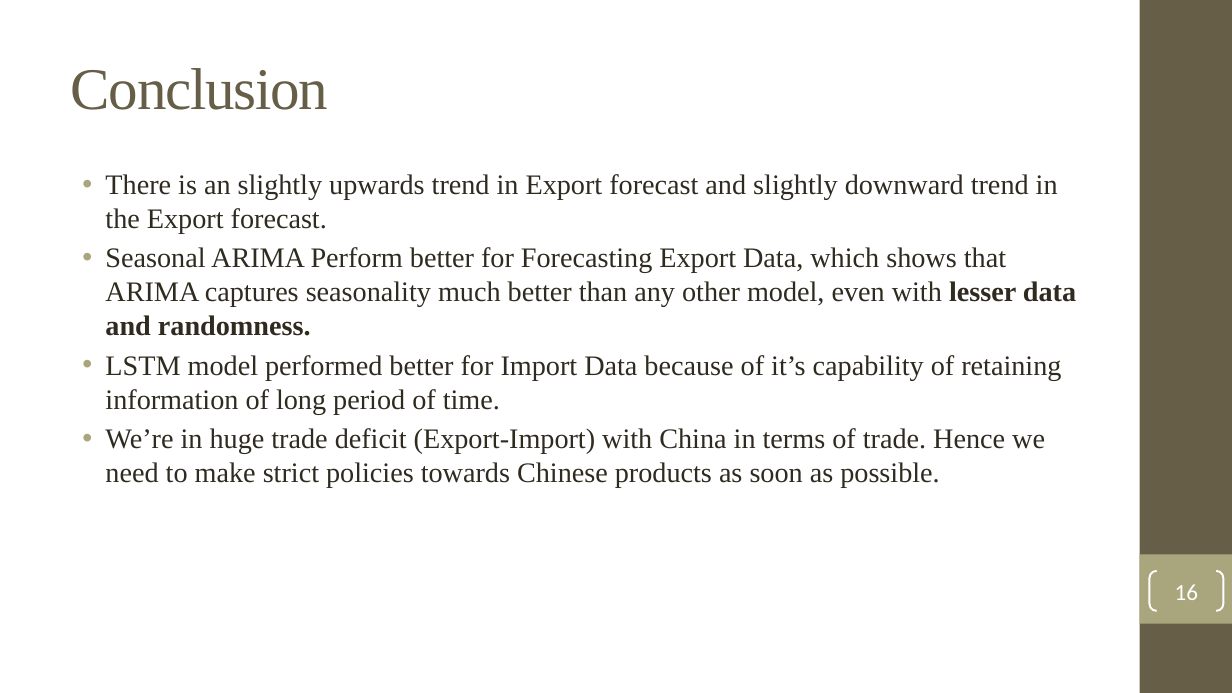
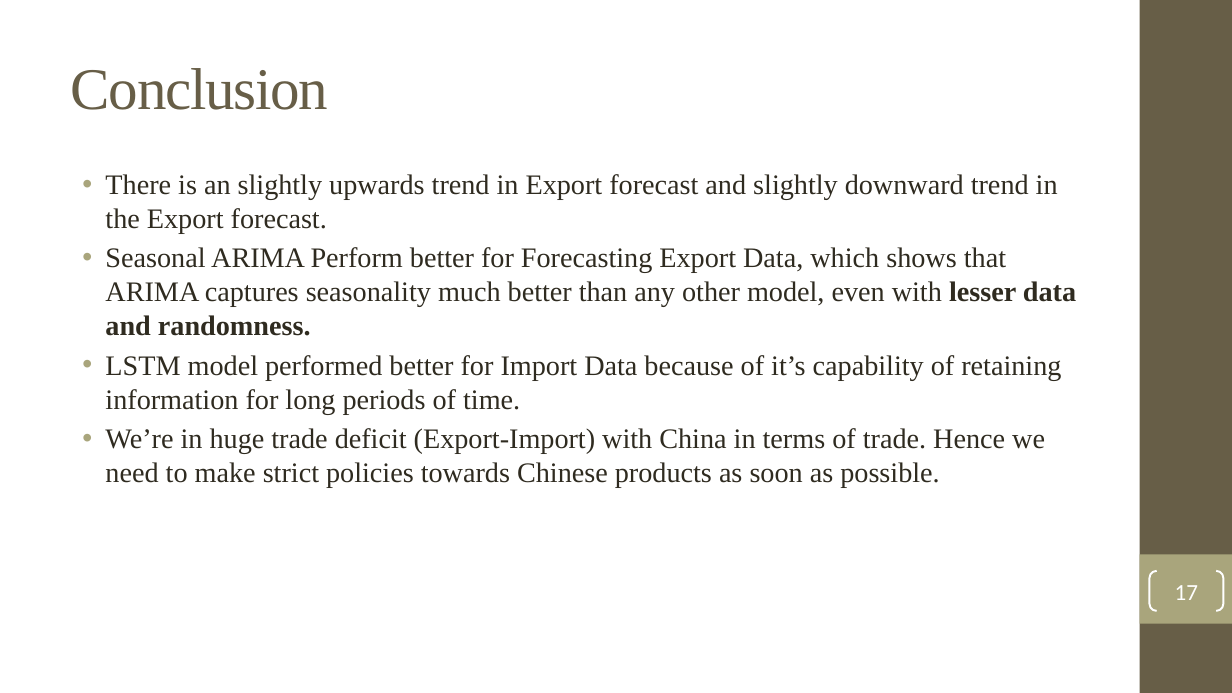
Before and after one commit to ForkedRepositories/Indian-Trade-Data-Analysis-and-Forecasting, a slide deck: slide 17 of Documents/Thesis/Indian Trade Analysis and Forecasting.pptx (slide 16 before the commit). Drawn at 1232x693 pixels with LibreOffice and Linux fonts; fonts in the diff are those of the drawing; background and template pictures are left out. Boxes give left, top, right and bottom in pixels: in the first picture for what was removed or moved away, otherwise in the second. Text is boxed around its words. In the diff, an @@ line names an element or a change of style, - is before the commit and + after.

Commit message:
grammar check, references, tech used, corrections

```diff
--- a/Documents/Thesis/Indian Trade Analysis and Forecasting.pptx
+++ b/Documents/Thesis/Indian Trade Analysis and Forecasting.pptx
@@ text at (x1=105, y1=355, x2=1061, y2=414): text changed @@
-• LSTM model performed better for Import Data because of it’s capability of retaining information of long period of time.
+• LSTM model performed better for Import Data because of it’s capability of retaining information for long periods of time.
@@ page number at (x1=1175, y1=585, x2=1198, y2=600): text changed @@
-16
+17
```
Also in this commit, not shown: 8 other slides changed, 2 slides added.
